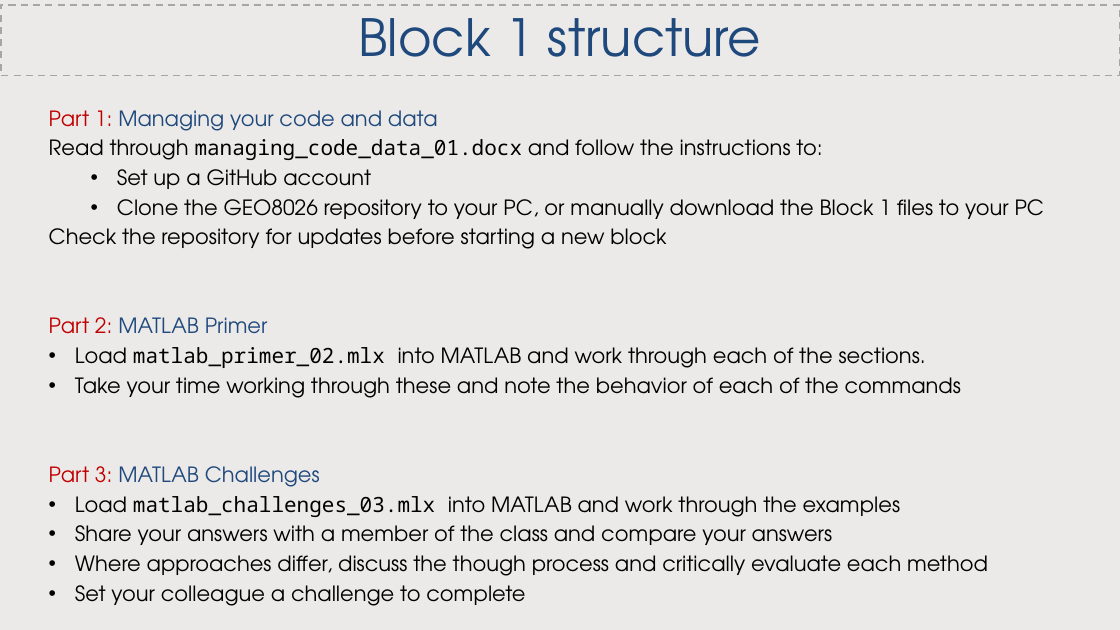
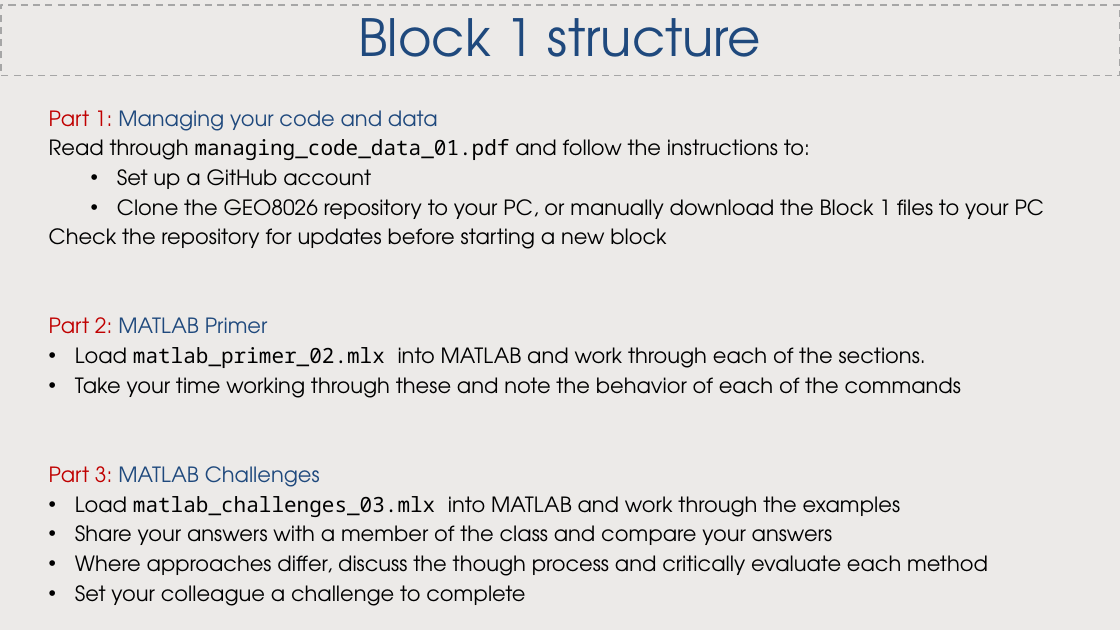
Before and after one commit to CatchmentSci/GEO8026, a slide deck: slide 3 of Block 01/slides/GEO8026_202122_Practical1.pptx. Drawn at 1120x630 pixels with LibreOffice and Linux fonts; fonts in the diff are those of the drawing. Boxes give left, top, right and bottom in pixels: in the first picture for what was removed or moved away, otherwise in the second. Text is boxed around its words. In the diff, an @@ line names an element or a change of style, - is before the commit and + after.

Commit message:
updated resources

```diff
--- a/Block 01/slides/GEO8026_202122_Practical1.pptx
+++ b/Block 01/slides/GEO8026_202122_Practical1.pptx
@@ text at (x1=49, y1=139, x2=810, y2=160): text changed @@
-Read through managing_code_data_01.docx and follow the instructions to:
+Read through managing_code_data_01.pdf and follow the instructions to:
```
